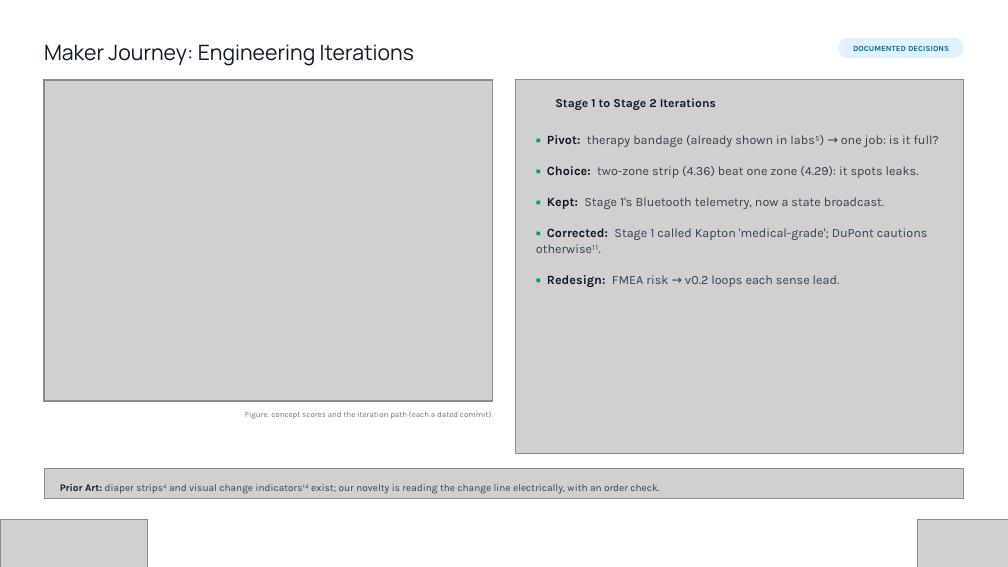
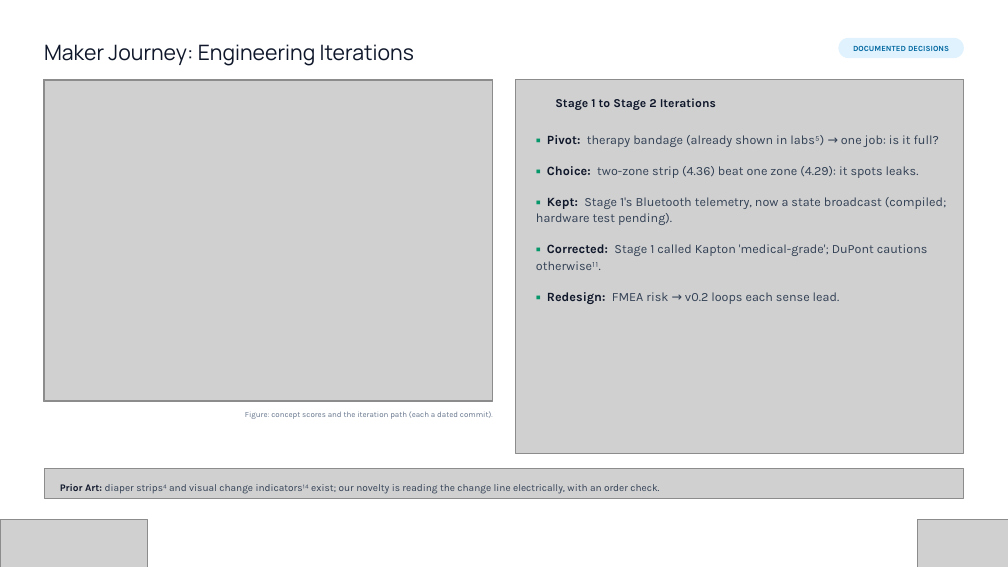
Before and after one commit to soham0777/dermasense-vishwakarma-2026, a slide deck: slide 13 of FINAL_SUBMISSION/Vishwakarma_Stage2_Final.pptx (slide 12 before the commit). Drawn at 1008x567 pixels with LibreOffice and Linux fonts; fonts in the diff are those of the drawing; grey boxes stand for pictures; background and template pictures are left out. Boxes give left, top, right and bottom in pixels: in the first picture for what was removed or moved away, otherwise in the second. Text is boxed around its words. In the diff, an @@ line names an element or a change of style, - is before the commit and + after.

```diff
--- a/FINAL_SUBMISSION/Vishwakarma_Stage2_Final.pptx
+++ b/FINAL_SUBMISSION/Vishwakarma_Stage2_Final.pptx
@@ text at (536, 197, 946, 225): text changed @@
-▪ Kept: Stage 1's Bluetooth telemetry, now a state broadcast.
+▪ Kept: Stage 1's Bluetooth telemetry, now a state broadcast (compiled; hardware test pending).
```
Also in this commit, not shown: 13 other slides changed, 1 slide added, 30 other files.
